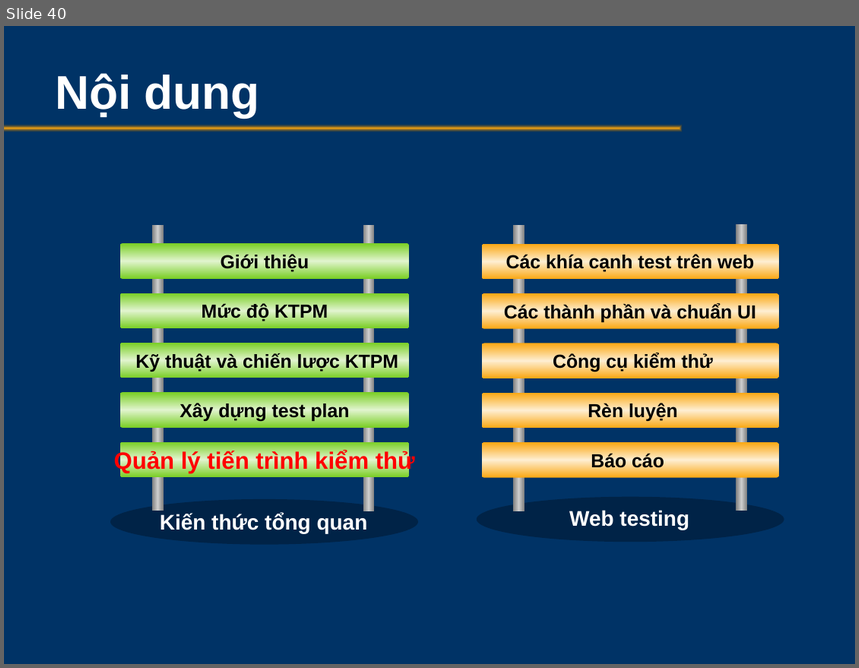
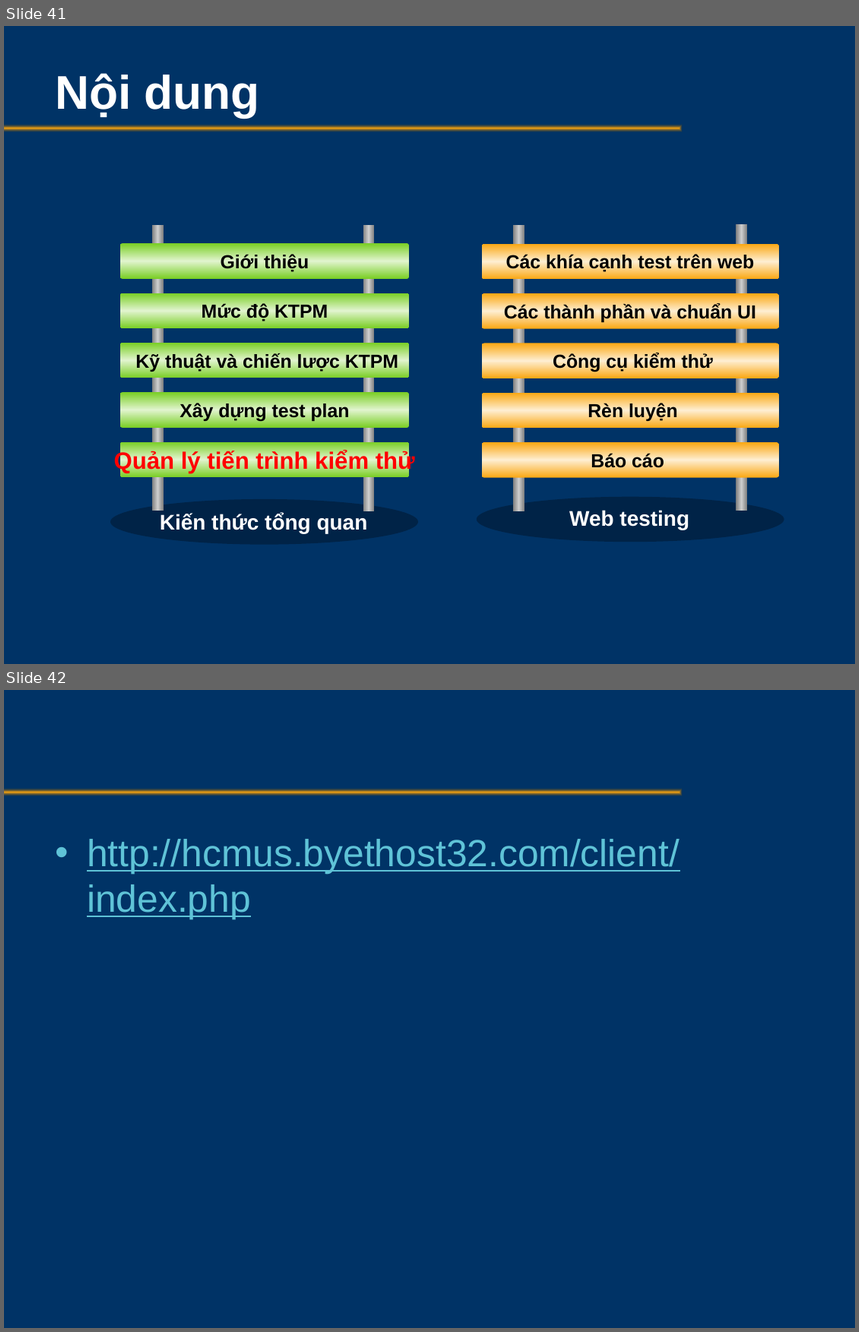
Before and after one commit to testervn/ka-caohoc, a slide deck: QA-QC/SoftwareTesting.pptx. Shown one above the other, each under a label of ours: slide 40 before the commit, slides 41 and 42 after it. The pictures are 859x668 and 859x1332 pixels, drawn with LibreOffice and Linux fonts; fonts in the diff are those of the drawing; background and template pictures are left out. Boxes give left, top, right and bottom in pixels: in the first picture for what was removed or moved away, otherwise in the second. Text is boxed around its words. In the diff, an @@ line names an element or a change of style, - is before the commit and + after.

```diff
--- a/QA-QC/SoftwareTesting.pptx
+++ b/QA-QC/SoftwareTesting.pptx
@@ slide 42 added at <box>4,690,855,1328</box>, background picture (left out); not listed: 1 template element that a slide beside it also shows @@
@@ text added at <box>87,839,680,920</box>, 32 pt, text #5FC3D7, underline @@
+• http://hcmus.byethost32.com/client/index.php
@@ what was slide 40 is now slide 41 @@
```
Also in this commit, not shown: 4 slides changed, 1 other slide added, 1 slide removed.
